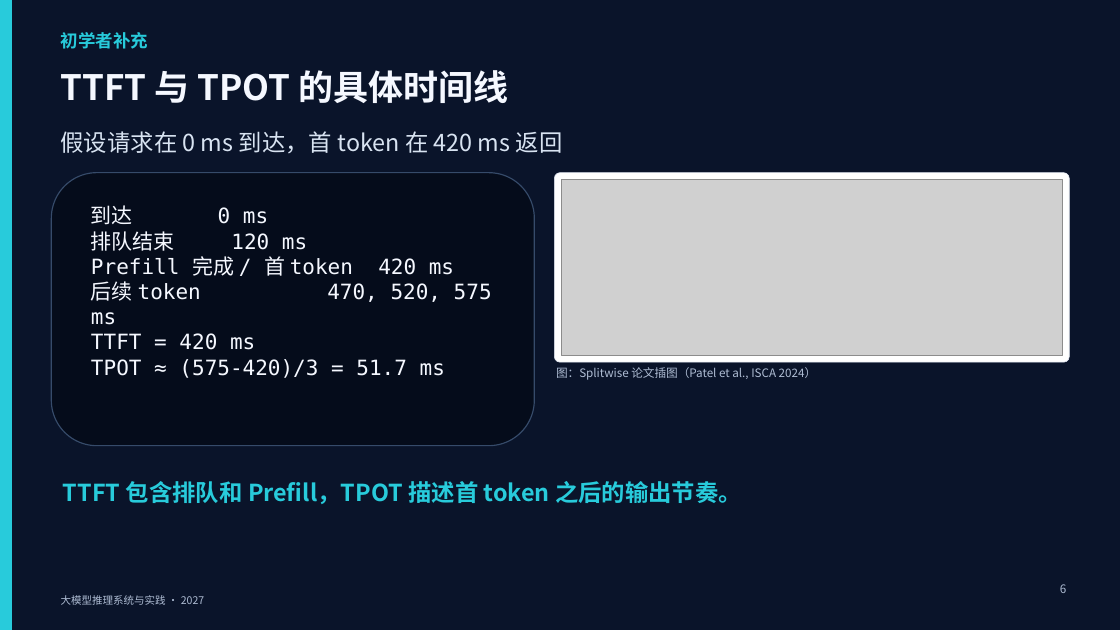
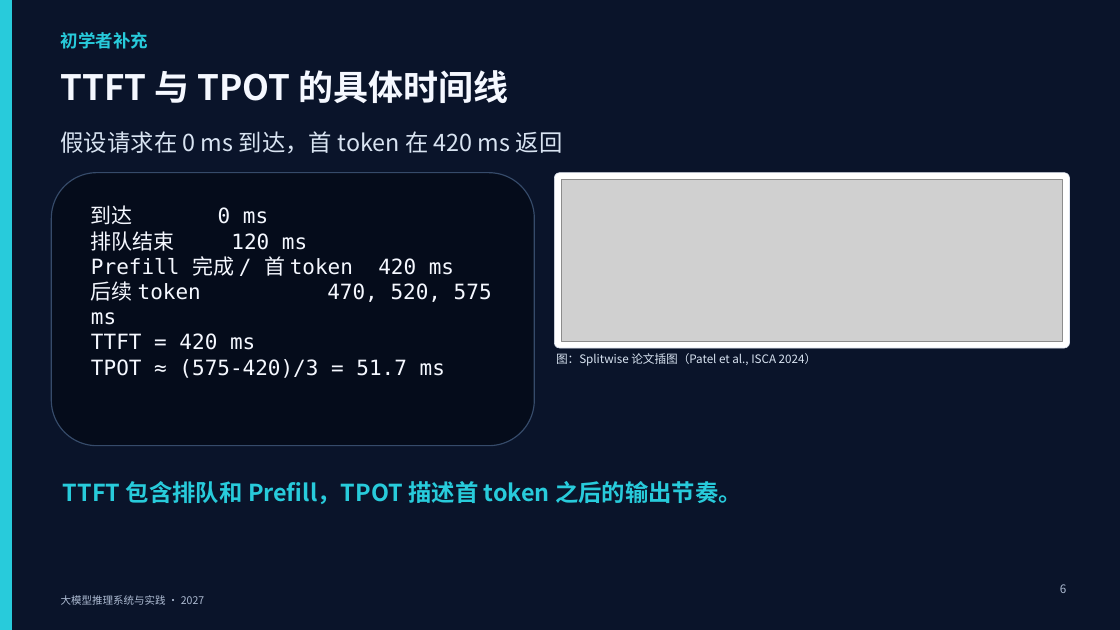
Before and after one commit to vLLM-HUST/intro-to-llm-inference-engines, a slide deck: slide 6 of build/slides/2027/lectures-8-pptx/第01讲_课程导论与评价指标.pptx. Drawn at 1120x630 pixels with LibreOffice and Linux fonts; fonts in the diff are those of the drawing; grey boxes stand for pictures. Boxes give left, top, right and bottom in pixels: in the first picture for what was removed or moved away, otherwise in the second. Text is boxed around its words. In the diff, an @@ line names an element or a change of style, - is before the commit and + after.

```diff
--- a/build/slides/2027/lectures-8-pptx/第01讲_课程导论与评价指标.pptx
+++ b/build/slides/2027/lectures-8-pptx/第01讲_课程导论与评价指标.pptx
@@ rounded rectangle: place and size @@
-rounded rectangle at [555, 173, 1070, 363]
+rounded rectangle at [555, 173, 1070, 349]
@@ picture: place and size @@
-picture at [561, 180, 1063, 356]
+picture at [561, 180, 1063, 342]
@@ text "图：Splitwise 论文插图（Patel et al., ISCA ...": place and size @@
-text "图：Splitwise 论文插图（Patel et al., ISCA ..." at [556, 367, 816, 380]
+text "图：Splitwise 论文插图（Patel et al., ISCA ..." at [556, 353, 816, 366]
@@ text "图：Splitwise 论文插图（Patel et al., ISCA ..." at [556, 353, 816, 366]: text colour #AEBCD3 to #D8E3F1 @@
```
Also in this commit, not shown: 2 other slides changed, 5 other files.
